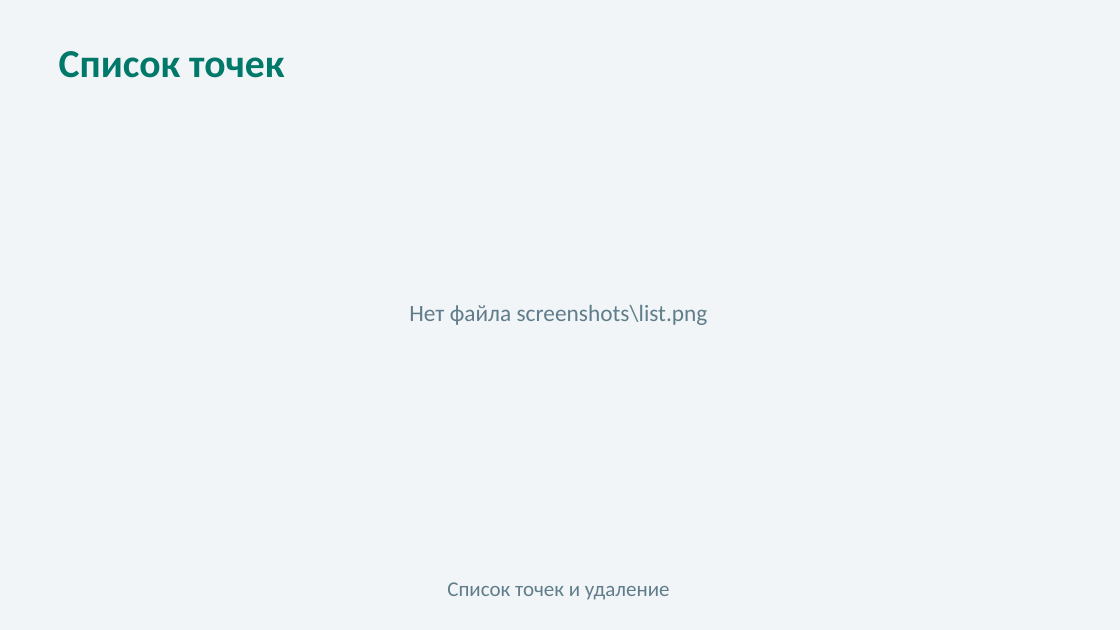
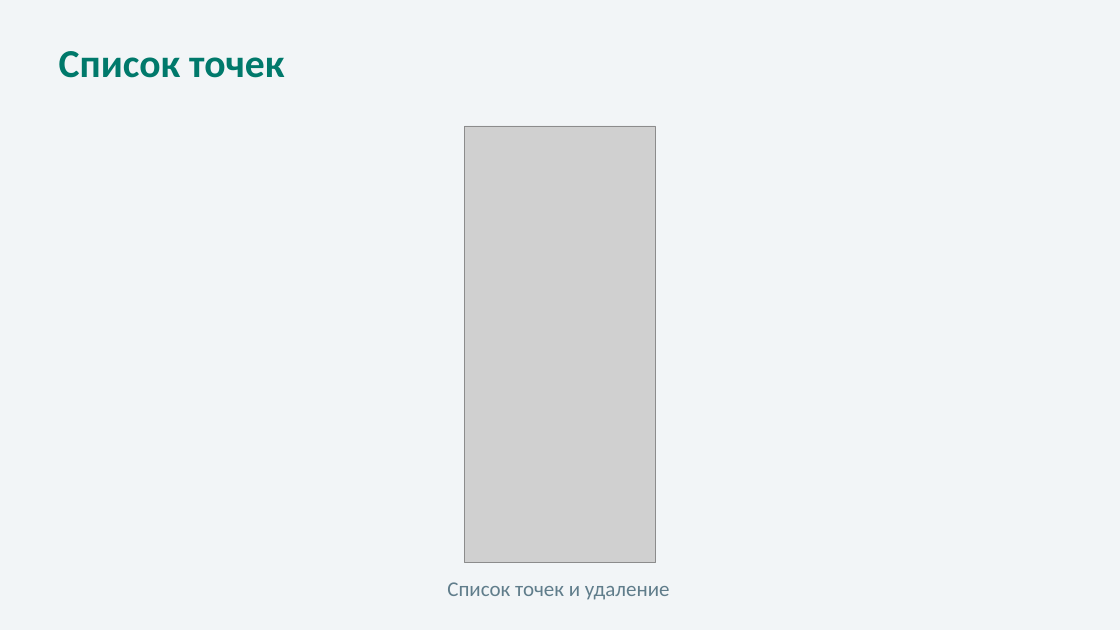
Before and after one commit to KINGBACZ/compass-gps-navigator, a slide deck: slide 12 of Презентация_Компас_навигатор.pptx. Drawn at 1120x630 pixels with LibreOffice and Linux fonts; fonts in the diff are those of the drawing; grey boxes stand for pictures. Boxes give left, top, right and bottom in pixels: in the first picture for what was removed or moved away, otherwise in the second. Text is boxed around its words. In the diff, an @@ line names an element or a change of style, - is before the commit and + after.

```diff
--- a/Презентация_Компас_навигатор.pptx
+++ b/Презентация_Компас_навигатор.pptx
@@ picture added at [465, 126, 655, 563] @@
@@ text removed at [409, 305, 708, 325] @@
-Нет файла screenshots\list.png
```
Also in this commit, not shown: 3 other slides changed, 1 other file.
